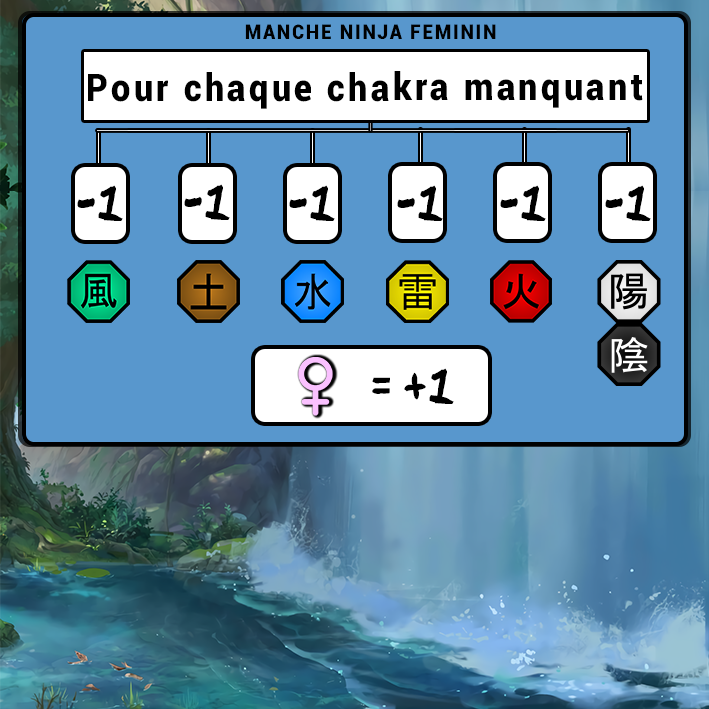
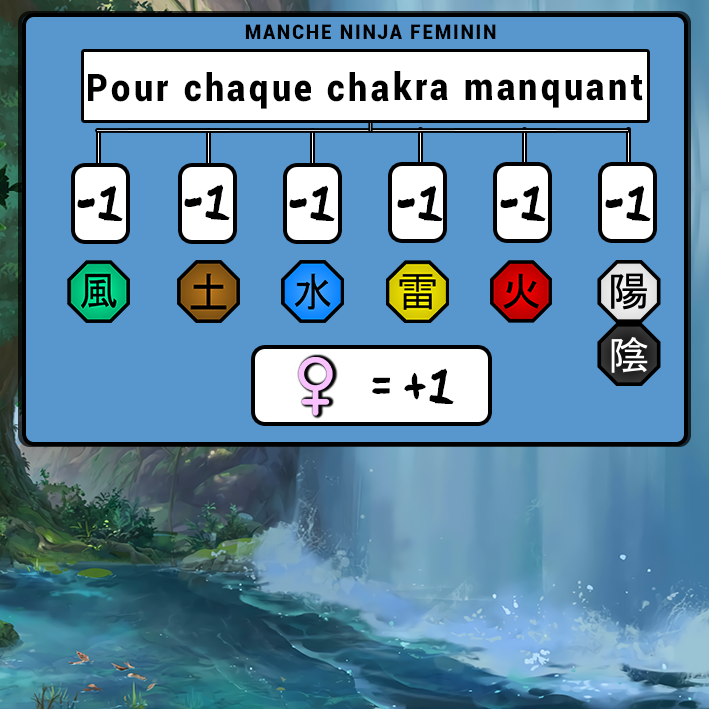
Two versions of the same layered image (709x709). Layer-by-layer changes:
painted on "bg__map__58__naruto_ol__by_maxiuchiha22_dei849w" over box(0, 0, 709, 709)
